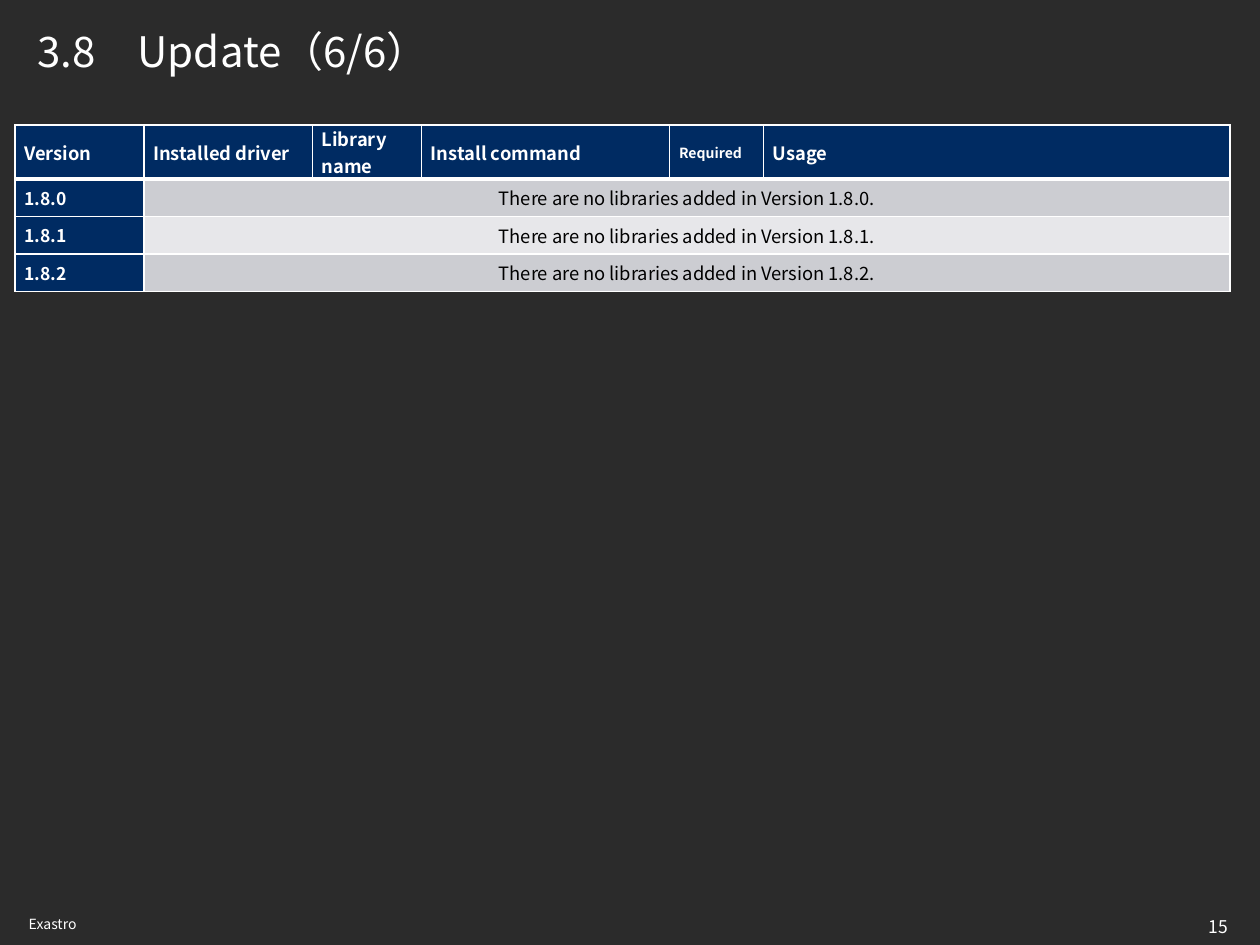
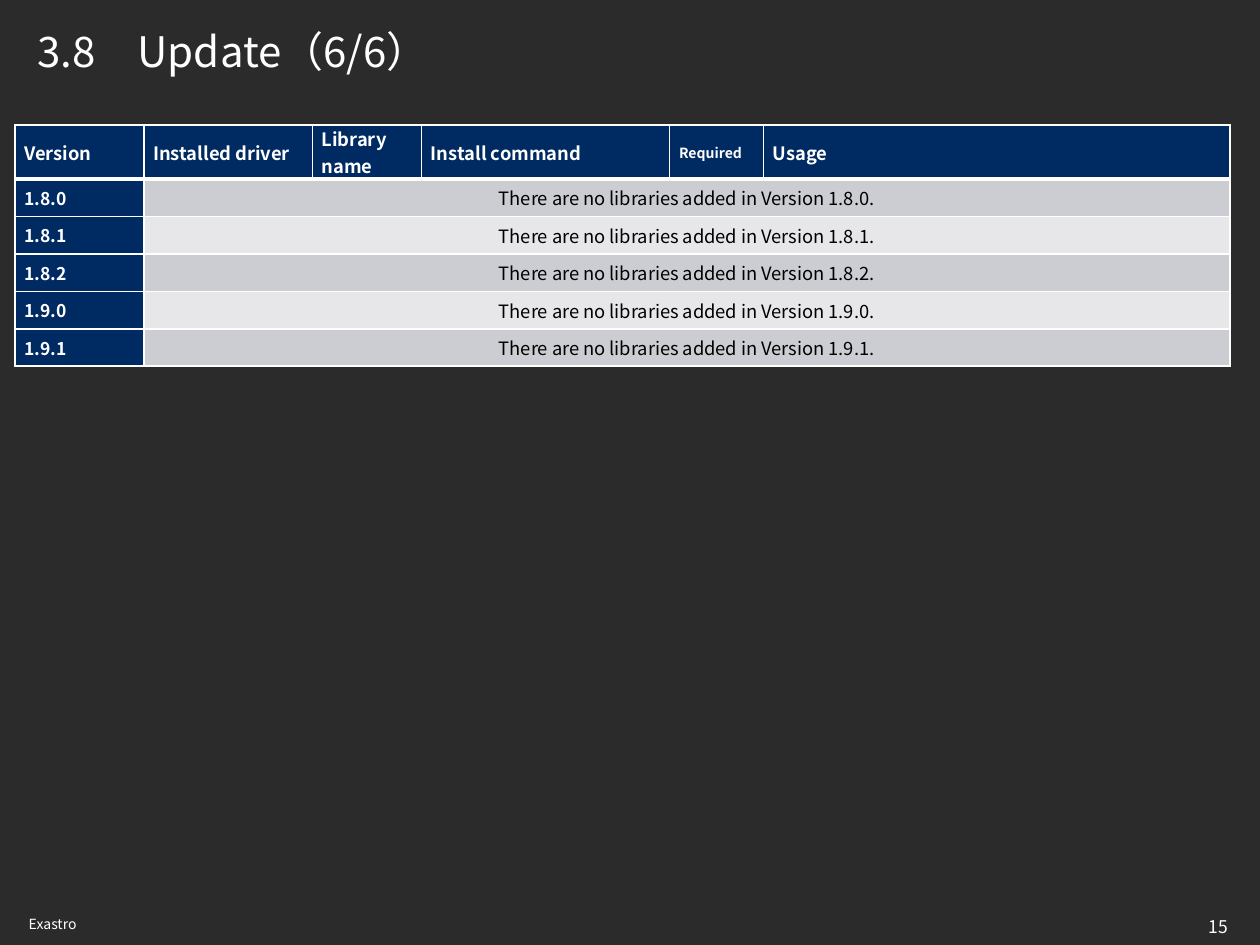
Before and after one commit to exastro-suite/it-automation-docs, a slide deck: slide 15 of asset/Learn/ITA-version-up.pptx. Drawn at 1260x945 pixels with LibreOffice and Linux fonts; fonts in the diff are those of the drawing; background and template pictures are left out; a plain dark background stands for a picture behind light text. Boxes give left, top, right and bottom in pixels: in the first picture for what was removed or moved away, otherwise in the second. Text is boxed around its words. In the diff, an @@ line names an element or a change of style, - is before the commit and + after.

```diff
--- a/asset/Learn/ITA-version-up.pptx
+++ b/asset/Learn/ITA-version-up.pptx
@@ table at (15, 125, 1231, 365) @@
+row 5: 1.9.0 | There are no libraries added in Version 1.9.0. |  |  |  | 
+row 6: 1.9.1 | There are no libraries added in Version 1.9.1. |  |  |  | 
```
Also in this commit, not shown: 2 other slides changed, 5 other files.
